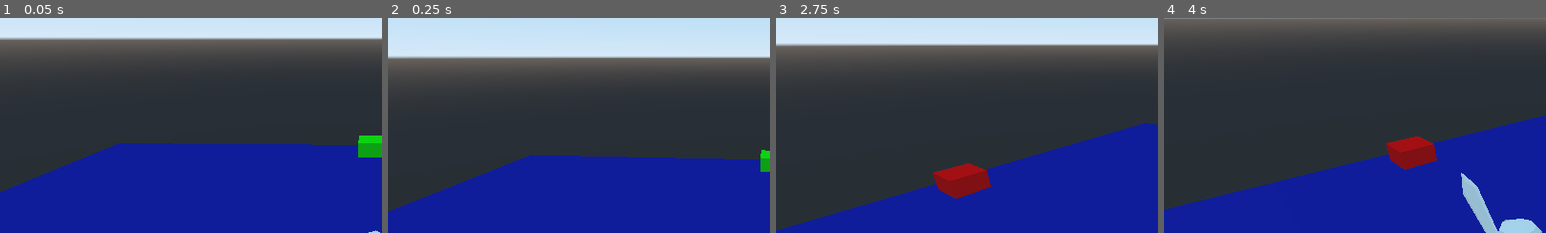
Above: before the commit, frames 1-4 (left to right).
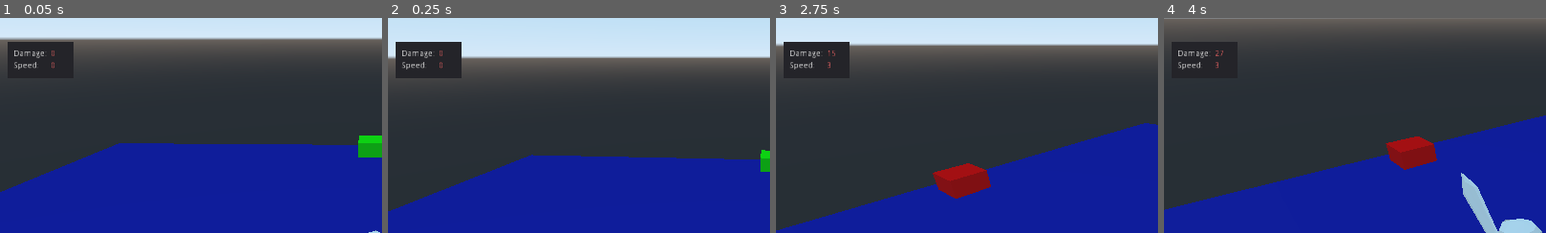
Above: after the commit, the same moments.

Repository: CoffeeStraw/Toutatis-Battle-System---DEMO
Game: Godot game, scene res://level/level.tscn
The game is run twice, just before and just after one commit, with the same random seed, the same clock (stepped at 60 frames per second) and the same inputs.
Inputs (mouse positions are % of the whole screen's width and height, from its top left):
- Up to frame 1 (0.05 s): no input
- Up to frame 2 (0.25 s): no input
- Up to frame 3 (2.75 s): move the mouse to (72, 45) at 0.52 s; hold S (move_bw) 0.53-1.25 s; click (72, 45) at 0.67 s; drag from (30, 55) to (45, 70) at 1.27 s; move the mouse to (60, 28) at 2.02 s; hold A (move_l) from 2.03 s (still down); click (60, 28) at 2.17 s
- Up to frame 4 (4 s): release A (move_l) at 2.75 s; drag from (45, 70) to (20, 35) at 2.77 s; move the mouse to (80, 65) at 3.52 s; tap Shift (move_run) at 3.6 s; click (80, 65) at 3.67 s
The pictures show only the part of the screen within x 2-52%, y 0-50%; the shares and areas given below are measured in that part.

The runs differ from the first frame. In frame 1, 2.0% of the frame differs, in the area x 2-20%, y 11-24%; in frame 2, 2.9%, in the area x 2-20%, y 11-28%; in frame 3, 2.5%; in frame 4, 0.7%.

Commit message:
Renamed cubes, implemented basic HUD for Damage and Speed in game

Diff:
--- a/characters/player/player.gd
+++ b/characters/player/player.gd
@@ -14,16 +14,22 @@
 var _character
 var _anim
 var _anim_tree
+
+var _hud_damage
+var _hud_speed
+
 var _speed = normal_speed
 var _velocity = Vector3()
 var _walk_run_blend = 0.0
 var gravity = -9.81
 
 func _ready():
-	_camera    = $Target/Camera
-	_character = $"Character Models and Stuff"
-	_anim      = $"Character Models and Stuff/Armature/AnimationPlayer"
-	_anim_tree = $"Character Models and Stuff/Armature/AnimationTree"
+	_camera     = $Target/Camera
+	_character  = $"Character Models and Stuff"
+	_anim       = $"Character Models and Stuff/Armature/AnimationPlayer"
+	_anim_tree  = $"Character Models and Stuff/Armature/AnimationTree"
+	_hud_damage = $"Control/Panel/DamageValue"
+	_hud_speed  = $"Control/Panel/SpeedValue"
 
 	gravity *= gravity_mult
 
@@ -98,6 +104,9 @@
 	_anim_tree.set("parameters/Attack/active", true)
 	_anim_tree.set("parameters/AttackSpeed/scale", attack_speed)
 
+	_hud_damage.set_text(str(int(power)))
+	_hud_speed.set_text(str(int(attack_speed)))
+
 	print("Type of attack: " + str( gesture.get_direction() ) )
 	print("Attack power: " + str( power ) + " / 100.0" )
 	print("Attack speed: " + str( attack_speed ) )
--- a/characters/player/player.tscn
+++ b/characters/player/player.tscn
@@ -22,7 +22,7 @@
 transform = Transform( 1, 0, 0, 0, 1, 0, 0, 0, 1, 0, 4.47524, 0 )
 
 [node name="Camera" type="Camera" parent="Target"]
-transform = Transform( -1, 3.88343e-08, -7.83239e-08, 0, 0.895921, 0.444213, 8.74228e-08, 0.444213, -0.895921, 0, 1.364, -2.149 )
+transform = Transform( -1, 3.88343e-008, -7.83239e-008, 0, 0.895921, 0.444213, 8.74228e-008, 0.444213, -0.895921, 0, 1.364, -2.149 )
 script = ExtResource( 3 )
 distance = 4.5
 height = 2.5
@@ -34,4 +34,45 @@
 }
 mouse_buttons_for_swipe_started = [ 1 ]
 
+[node name="Control" type="Control" parent="."]
+margin_right = 40.0
+margin_bottom = 40.0
+
+[node name="Panel" type="Panel" parent="Control"]
+margin_left = 40.0
+margin_top = 40.0
+margin_right = 150.0
+margin_bottom = 100.0
+
+[node name="Damage" type="Label" parent="Control/Panel"]
+margin_left = 10.0
+margin_right = 160.0
+margin_bottom = 40.0
+text = "Damage:"
+valign = 1
+
+[node name="DamageValue" type="Label" parent="Control/Panel"]
+margin_left = 72.0
+margin_right = 160.0
+margin_bottom = 40.0
+custom_colors/font_color = Color( 1, 0.427451, 0.427451, 1 )
+text = "0"
+valign = 1
+
+[node name="Speed" type="Label" parent="Control/Panel"]
+margin_left = 10.0
+margin_top = 20.0
+margin_right = 160.0
+margin_bottom = 60.0
+text = "Speed:"
+valign = 1
+
+[node name="SpeedValue" type="Label" parent="Control/Panel"]
+margin_left = 72.0
+margin_top = 19.9446
+margin_right = 160.0
+margin_bottom = 59.9446
+custom_colors/font_color = Color( 1, 0.427451, 0.427451, 1 )
+text = "0"
+valign = 1
 [connection signal="swiped" from="SwipeDetector" to="." method="_on_SwipeDetector_swiped"]
--- a/level/level.tscn
+++ b/level/level.tscn
@@ -39,25 +39,25 @@
 [node name="Player" parent="." instance=ExtResource( 1 )]
 collision/safe_margin = 1.0
 
-[node name="MeshInstance" type="MeshInstance" parent="."]
+[node name="Red" type="MeshInstance" parent="."]
 transform = Transform( 1, 0, 0, 0, 1, 0, 0, 0, 1, 18, 0, 0 )
 material_override = SubResource( 4 )
 mesh = SubResource( 5 )
 material/0 = null
 
-[node name="MeshInstance2" type="MeshInstance" parent="."]
+[node name="Yellow" type="MeshInstance" parent="."]
 transform = Transform( 1, 0, 0, 0, 1, 0, 0, 0, 1, -18, 0, 0 )
 material_override = SubResource( 6 )
 mesh = SubResource( 5 )
 material/0 = null
 
-[node name="MeshInstance3" type="MeshInstance" parent="."]
+[node name="Green" type="MeshInstance" parent="."]
 transform = Transform( 1, 0, 0, 0, 1, 0, 0, 0, 1, 0, 0, 18 )
 material_override = SubResource( 7 )
 mesh = SubResource( 5 )
 material/0 = null
 
-[node name="MeshInstance4" type="MeshInstance" parent="."]
+[node name="White" type="MeshInstance" parent="."]
 transform = Transform( 1, 0, 0, 0, 1, 0, 0, 0, 1, 0, 0, -18 )
 material_override = SubResource( 8 )
 mesh = SubResource( 5 )
